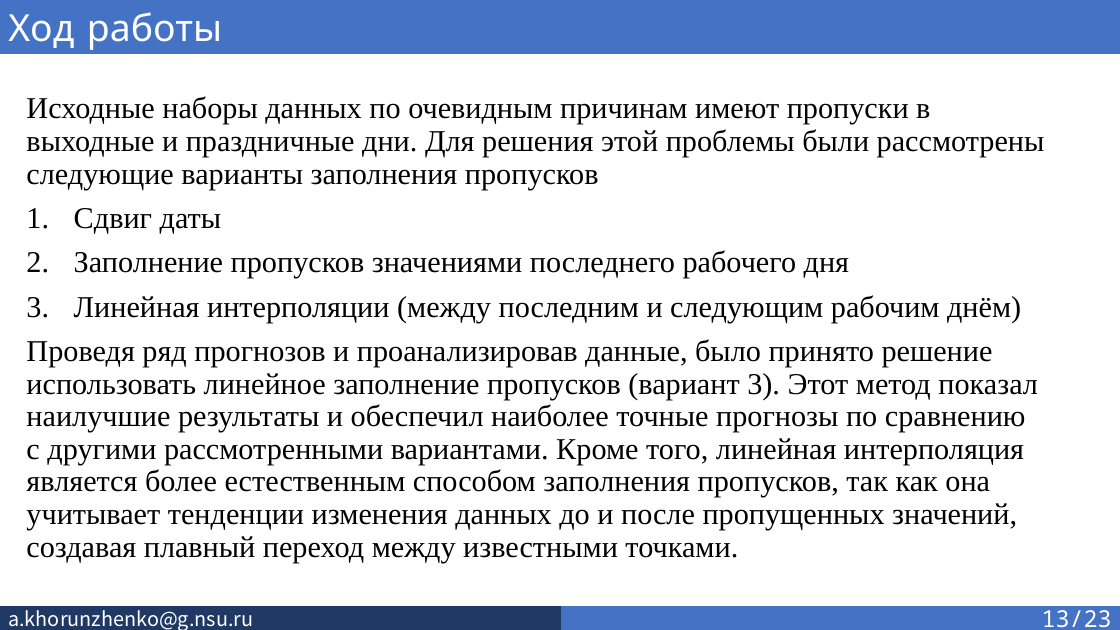
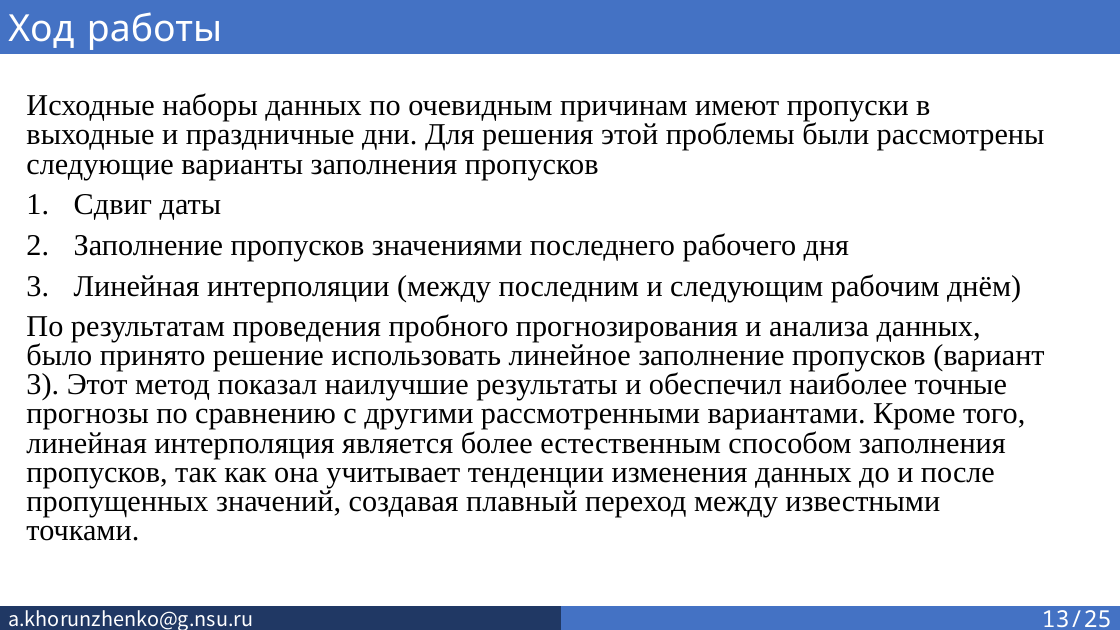
Before and after one commit to SkivHisink/MasterWork, a slide deck: slide 13 of Text/Хорунженко_презентация_4_сем.pptx. Drawn at 1120x630 pixels with LibreOffice and Linux fonts; fonts in the diff are those of the drawing. Boxes give left, top, right and bottom in pixels: in the first picture for what was removed or moved away, otherwise in the second. Text is boxed around its words. In the diff, an @@ line names an element or a change of style, - is before the commit and + after.

Commit message:
Added results
Added result table
Fixed text
Fixed presentation

```diff
--- a/Text/Хорунженко_презентация_4_сем.pptx
+++ b/Text/Хорунженко_презентация_4_сем.pptx
@@ text at <box>26,93,1045,301</box>: line spacing 0.9 to 0.8 @@
@@ text at <box>26,314,1044,541</box>: text changed @@
-Проведя ряд прогнозов и проанализировав данные, было принято решение использовать линейное заполнение пропусков (вариант 3). Этот метод показал наилучшие результаты и обеспечил наиболее точные прогнозы по сравнению с другими рассмотренными вариантами. Кроме того, линейная интерполяция является более естественным способом заполнения пропусков, так как она учитывает тенденции изменения данных до и после пропущенных значений, создавая плавный переход между известными точками.
+По результатам проведения пробного прогнозирования и анализа данных, было принято решение использовать линейное заполнение пропусков (вариант 3). Этот метод показал наилучшие результаты и обеспечил наиболее точные прогнозы по сравнению с другими рассмотренными вариантами. Кроме того, линейная интерполяция является более естественным способом заполнения пропусков, так как она учитывает тенденции изменения данных до и после пропущенных значений, создавая плавный переход между известными точками.
@@ text in rectangle at <box>1042,610,1112,627</box>: text changed @@
-13/23
+13/25
```
Also in this commit, not shown: 22 other slides changed, 2 slides added, 4 other files.
